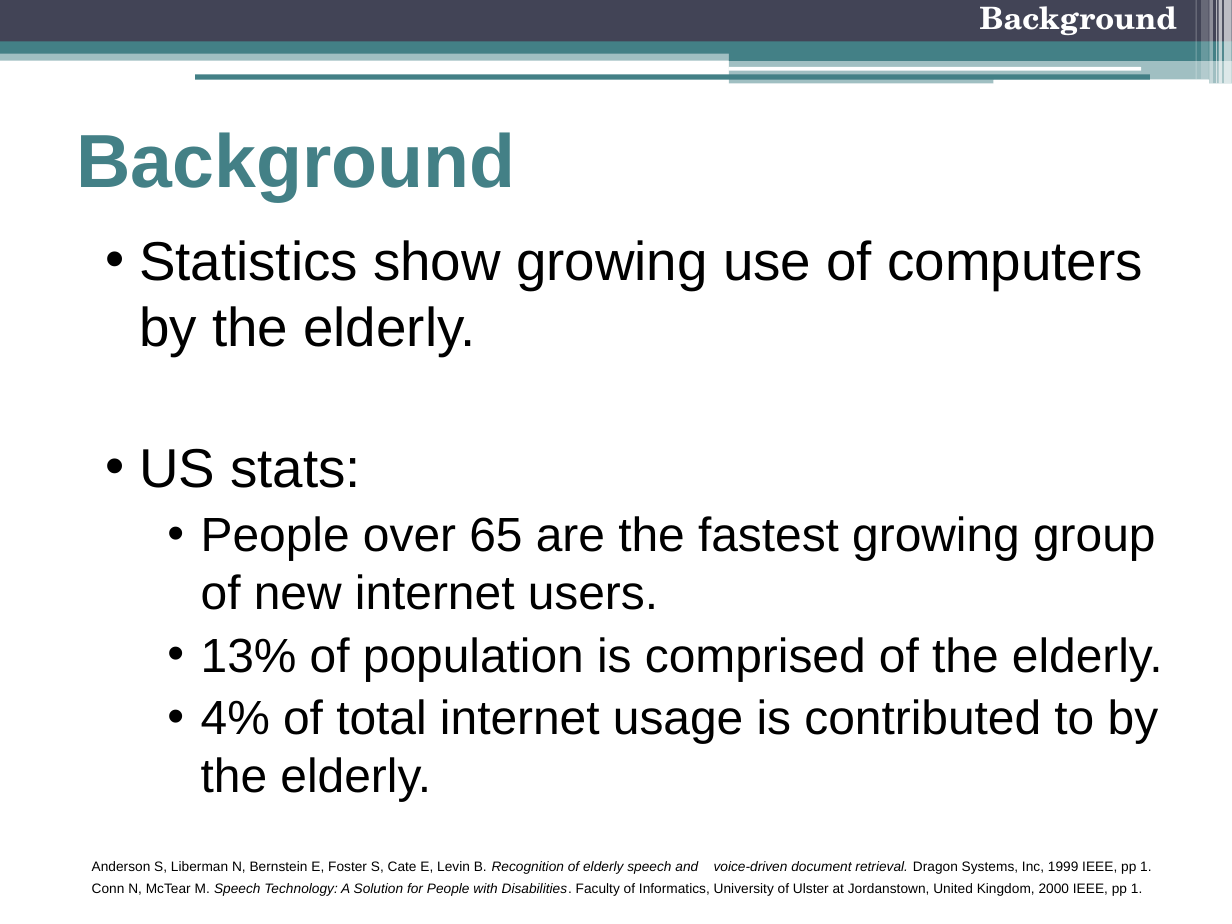
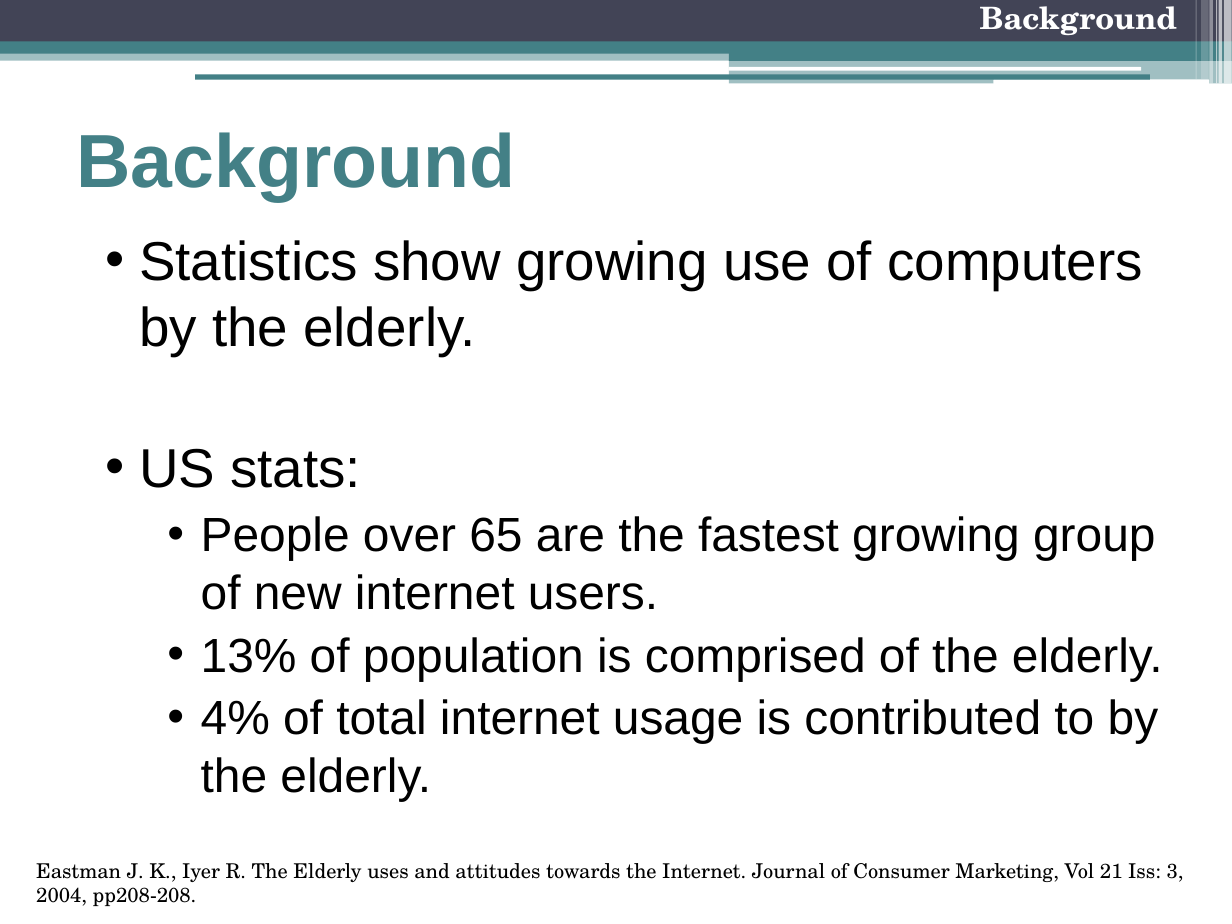
Before and after one commit to freecole/Lab-project, a slide deck: slide 3 of Presentation/5 Nov/Final Presentation.pptx. Drawn at 1232x924 pixels with LibreOffice and Linux fonts; fonts in the diff are those of the drawing. Boxes give left, top, right and bottom in pixels: in the first picture for what was removed or moved away, otherwise in the second. Text is boxed around its words. In the diff, an @@ line names an element or a change of style, - is before the commit and + after.

```diff
--- a/Presentation/5 Nov/Final Presentation.pptx
+++ b/Presentation/5 Nov/Final Presentation.pptx
@@ text at bbox=[36, 863, 1184, 906]: text changed; size 8 to 11.9 pt; font Arial to TeX Gyre Schola @@
-  Anderson S, Liberman N, Bernstein E, Foster S, Cate E, Levin B. Recognition of elderly speech and voice-driven document retrieval. Dragon Systems, Inc, 1999 IEEE, pp 1.
-  Conn N, McTear M. Speech Technology: A Solution for People with Disabilities. Faculty of Informatics, University of Ulster at Jordanstown, United Kingdom, 2000 IEEE, pp 1.
+Eastman J. K., Iyer R. The Elderly uses and attitudes towards the Internet. Journal of Consumer Marketing, Vol 21 Iss: 3, 2004, pp208-208.
```
Also in this commit, not shown: 1 other slide changed.
